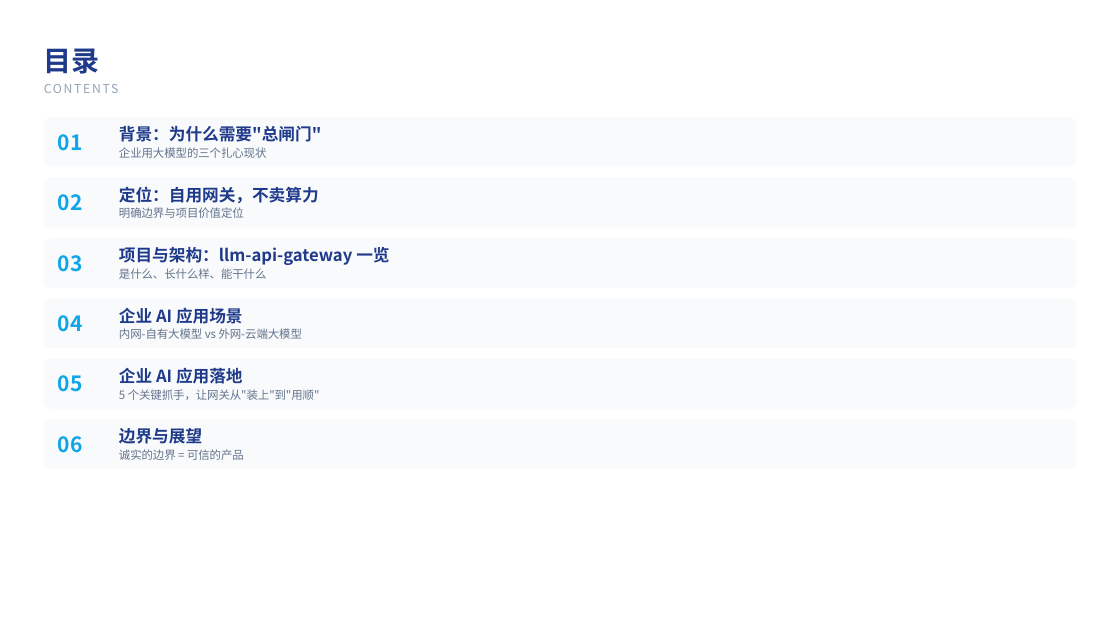
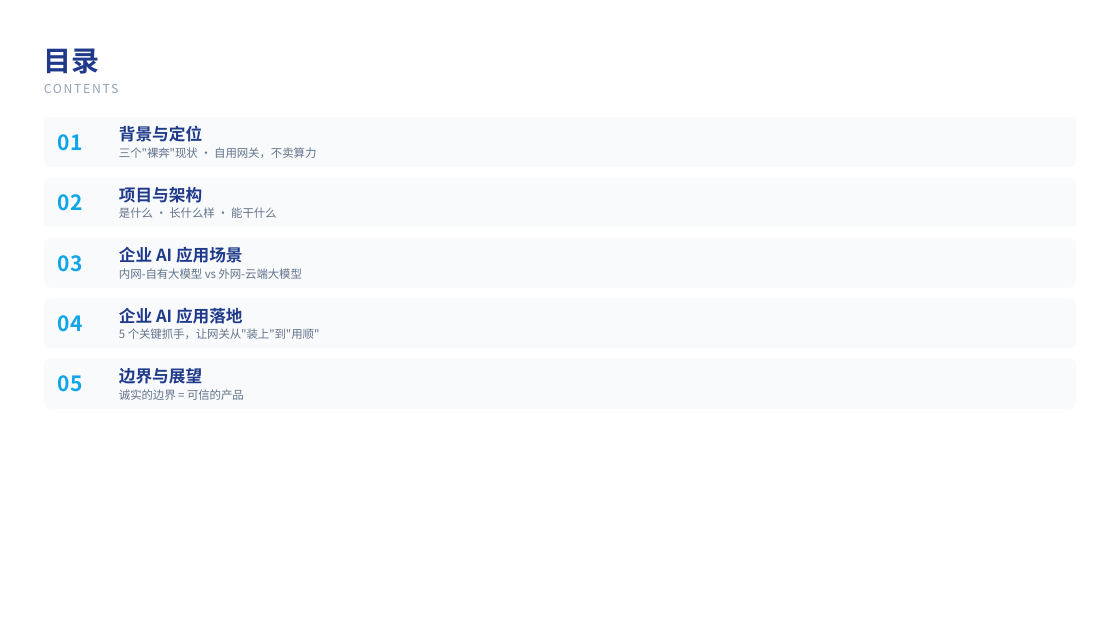
Before and after one commit to boonya-hrgk/llm-api-gateway, a slide deck: slide 2 of docs/llm-api-gateway汇报/AI网关如何在企业中实现大模型自动化编程落地.pptx. Drawn at 1120x630 pixels with LibreOffice and Linux fonts; fonts in the diff are those of the drawing. Boxes give left, top, right and bottom in pixels: in the first picture for what was removed or moved away, otherwise in the second. Text is boxed around its words. In the diff, an @@ line names an element or a change of style, - is before the commit and + after.

```diff
--- a/docs/llm-api-gateway汇报/AI网关如何在企业中实现大模型自动化编程落地.pptx
+++ b/docs/llm-api-gateway汇报/AI网关如何在企业中实现大模型自动化编程落地.pptx
@@ text at (119, 147, 316, 158): text changed @@
-企业用大模型的三个扎心现状
+三个"裸奔"现状 · 自用网关，不卖算力
@@ text at (119, 125, 202, 142): text changed @@
-背景：为什么需要"总闸门"
+背景与定位
@@ text at (119, 207, 276, 218): text changed @@
-是什么、长什么样、能干什么
+是什么 · 长什么样 · 能干什么
@@ text at (119, 187, 202, 203): text changed @@
-定位：自用网关，不卖算力
+项目与架构
@@ text removed at (119, 207, 244, 218) @@
-明确边界与项目价值定位
@@ text at (119, 247, 243, 263): text changed @@
-项目与架构：llm-api-gateway 一览
+企业 AI 应用场景
@@ text at (119, 308, 243, 324): text changed @@
-企业 AI 应用场景
+企业 AI 应用落地
@@ 4 texts: place and size @@
-4 texts at (119, 328, 320, 460)
+4 texts at (119, 268, 320, 400)
@@ text removed at (119, 368, 243, 384) @@
-企业 AI 应用落地
@@ rounded rectangle removed at (44, 419, 1076, 469) @@
@@ text removed at (58, 436, 83, 453) @@
-06
```
Also in this commit, not shown: 7 other slides changed, 4 slides added, 19 other files.
